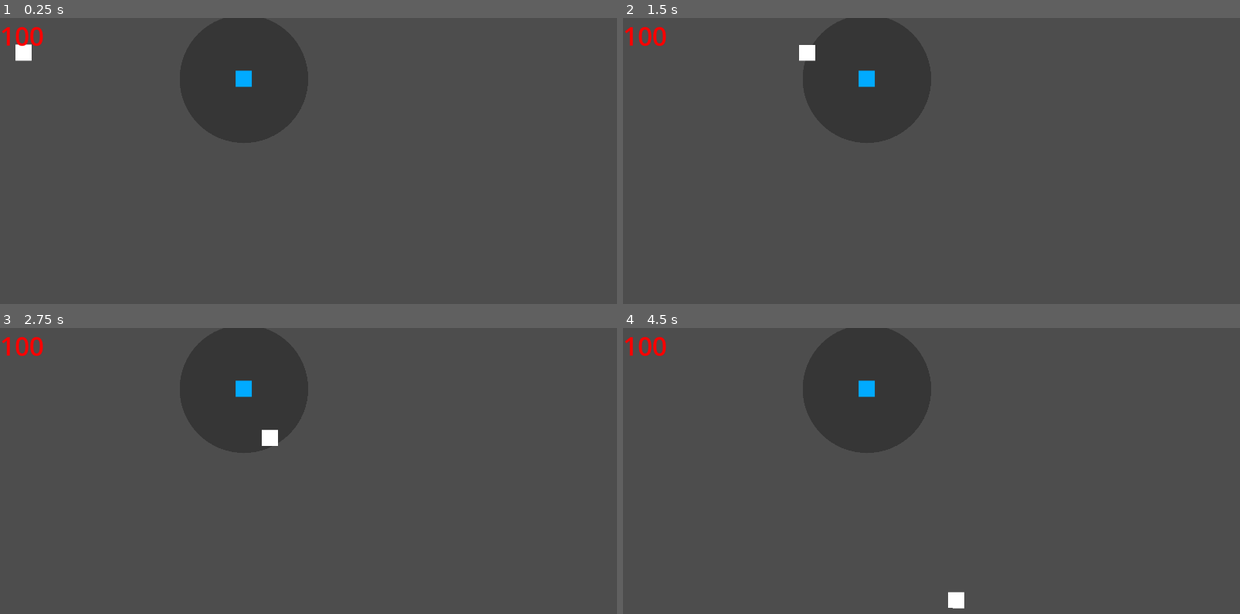
Above: before the commit, frames 1-4 (two rows, left to right).
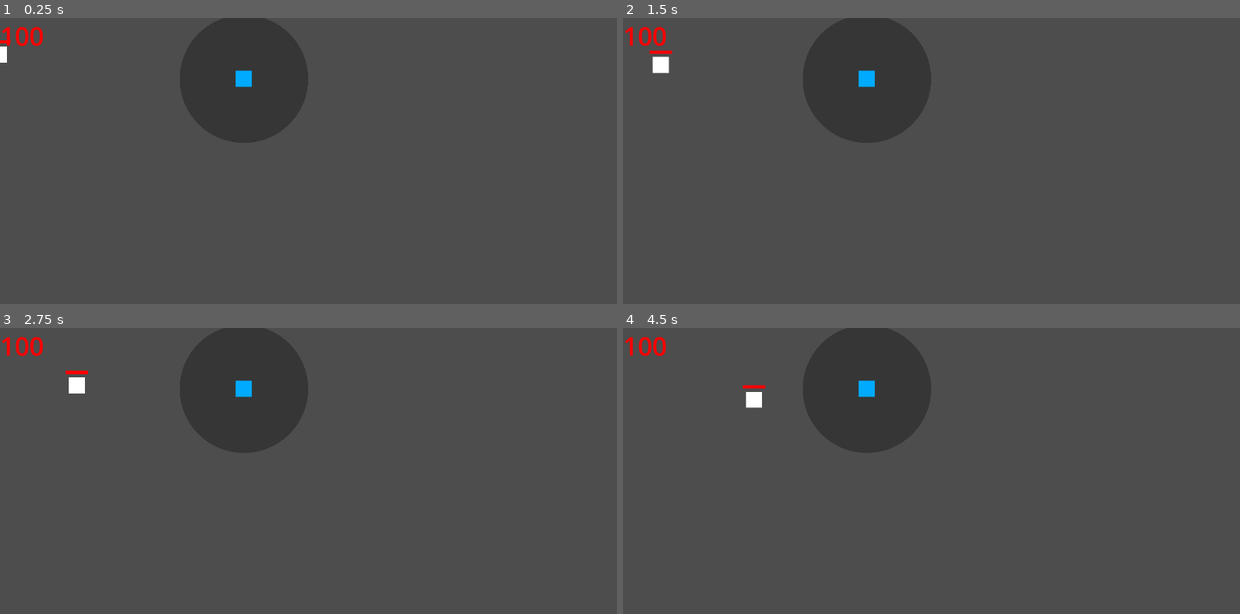
Above: after the commit, the same moments.

Repository: officialSl0th/tower-defense-2d
Game: Godot game, scene res://scenes/main.tscn
The game is run twice, just before and just after one commit, with the same random seed, the same clock (stepped at 60 frames per second) and the same inputs.
Inputs:
- Up to frame 1 (0.25 s): no input
- Up to frame 2 (1.5 s): no input
- Up to frame 3 (2.75 s): no input
- Up to frame 4 (4.5 s): no input

The runs differ from the first frame. In frame 1, 0.2% of the frame differs, in the area x 0-6%, y 7-16%; in frame 2, 0.4%, in the area x 4-32%, y 9-20%; in frame 3, 0.3%; in frame 4, 0.4%.

Commit message:
enemy healthbar

Diff:
--- a/scenes/main.tscn
+++ b/scenes/main.tscn
@@ -5,7 +5,7 @@
 
 [sub_resource type="Curve2D" id="Curve2D_wp508"]
 _data = {
-"points": PackedVector2Array(0, 0, 0, 0, -27, 108, 0, 0, 0, 0, 839, 109, 0, 0, 0, 0, 841, 848, 0, 0, 0, 0, 1627, 852, 0, 0, 0, 0, 1966, 627)
+"points": PackedVector2Array(0, 0, 0, 0, -27, 108, 0, 0, 0, 0, 772, 321, 0, 0, 0, 0, 841, 848, 0, 0, 0, 0, 1627, 852, 0, 0, 0, 0, 1966, 627)
 }
 point_count = 5
 
@@ -23,8 +23,8 @@
 [node name="PathEntity2" parent="Path2D" instance=ExtResource("1_655av")]
 position = Vector2(-27, 108)
 rotation = 0.00230946
-move_speed = 400.0
-health = 10
+move_speed = 100.0
+total_health = 15
 
 [node name="Control" type="Control" parent="."]
 layout_mode = 3
--- a/scenes/path_entity.tscn
+++ b/scenes/path_entity.tscn
@@ -6,6 +6,10 @@
 
 [sub_resource type="RectangleShape2D" id="RectangleShape2D_5gtd4"]
 size = Vector2(49.9988, 50)
+
+[sub_resource type="QuadMesh" id="QuadMesh_nnou6"]
+
+[sub_resource type="QuadMesh" id="QuadMesh_2n51s"]
 
 [node name="PathEntity" type="PathFollow2D"]
 position = Vector2(2.08165e-12, 2.08165e-12)
@@ -23,3 +27,16 @@
 [node name="CollisionShape2D" type="CollisionShape2D" parent="Area2D"]
 position = Vector2(-0.00866047, -1.92043e-06)
 shape = SubResource("RectangleShape2D_5gtd4")
+
+[node name="HealthContainer" type="Node2D" parent="."]
+position = Vector2(2.08165e-12, -40)
+
+[node name="HealthBackground" type="MeshInstance2D" parent="HealthContainer"]
+modulate = Color(0, 0, 0, 0.196078)
+scale = Vector2(70, 10)
+mesh = SubResource("QuadMesh_nnou6")
+
+[node name="HealthBar" type="MeshInstance2D" parent="HealthContainer"]
+modulate = Color(1, 0, 0, 1)
+scale = Vector2(70, 10)
+mesh = SubResource("QuadMesh_2n51s")
--- a/source/PathEntityController.gd
+++ b/source/PathEntityController.gd
@@ -2,19 +2,23 @@
 class_name PathEntityController
 
 @export var move_speed: float = 0;
-@export var health: int = 0;
+@export var total_health: int = 0;
 
-@onready var _damage: int = health;
+@onready var _current_health: int = total_health;
+@onready var _health_bar: QuadMesh = $HealthContainer/HealthBar.get_mesh();
+
+@onready var _max_health_bar_size: Vector2 = _health_bar.size;
 
 func _process(delta: float) -> void:
 	if get_progress_ratio() == 1:
-		Health.health -= _damage;
+		Health.health -= total_health;
 		queue_free()
 
 	set_progress(get_progress() + move_speed * delta);
 
 func take_damage(attack_damage: int) -> void:
-	health -= attack_damage;
+	_current_health -= attack_damage
+	_health_bar.size = Vector2(_current_health / float(total_health) * _max_health_bar_size[0], 1);
 
-	if health == 0:
+	if _current_health == 0:
 		queue_free();
Not shown: 1 places in scenes/path_entity.tscn that only renumber resources
